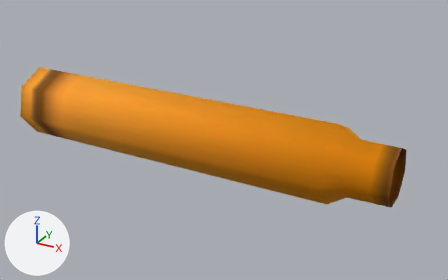
What one commit did to the FBX model [41-42] Hot_Brass_Visible_Casing_Ejection_Framework/Contents/mods/Hot_Brass_Visible_Casing_Ejection_Framework/42.0/media/models_X/worlditems/Ammo/3006Round_Spent.fbx.
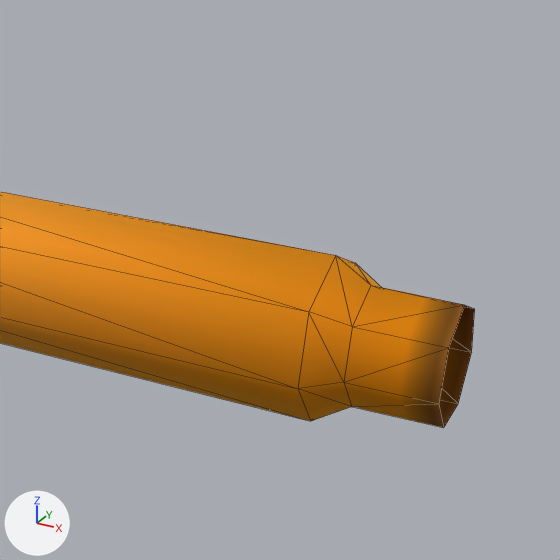
Each version is shown whole from a 50 mm lens placed at (0.001192, -0.001444, 0.000824), pointed at (0.000386, 0.00002, 0.000092), then close up on the part from 39% to 100% of the width and 0% to 97% of the height. Arrows for +X, +Y and +Z are at lower left; the lights stay in place. The close-ups show mesh edges as thin lines. Where no turn or scale is listed for an object, it has been applied to the vertices.

Objects in the first close-up: '3006ammo_spent'.
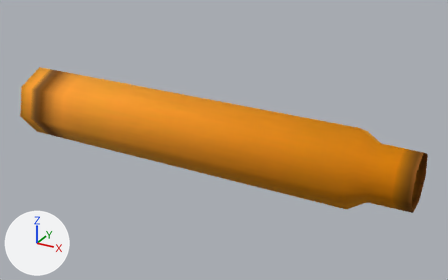
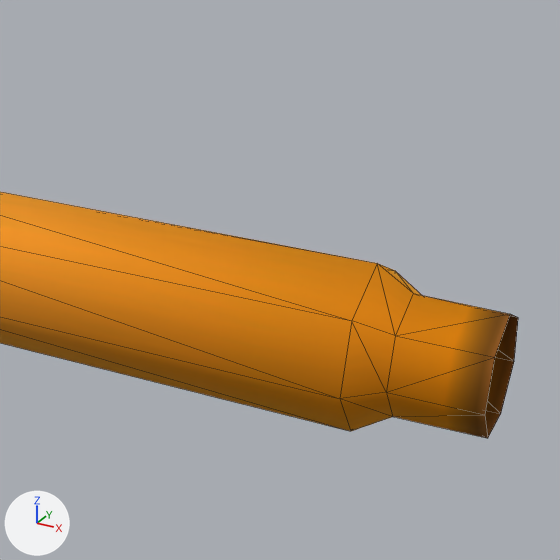
Changed parts and their boxes [x1, y1, x2, y2] in the close-ups (560 x 560 px):
'3006ammo_spent', reshaped
    before: [0, 192, 475, 428]
    after: [0, 192, 518, 438]

The change in detail:
me_mesh_008 has 35 vertices, 61 faces and spans x -0.000298..0.000901, y -0.000111..0.000108, z 0.000006..0.000219.
me_mesh_008 is used by ob_3006ammo_spent; location (0.0, 0.0, 0.0).
me_mesh_008 part 1: all 21 vertices in x 0.000736..0.000901, y -0.000111..0.000108, z 0.000006..0.000219 are moved by (0.000054, 0.0, 0.0).
